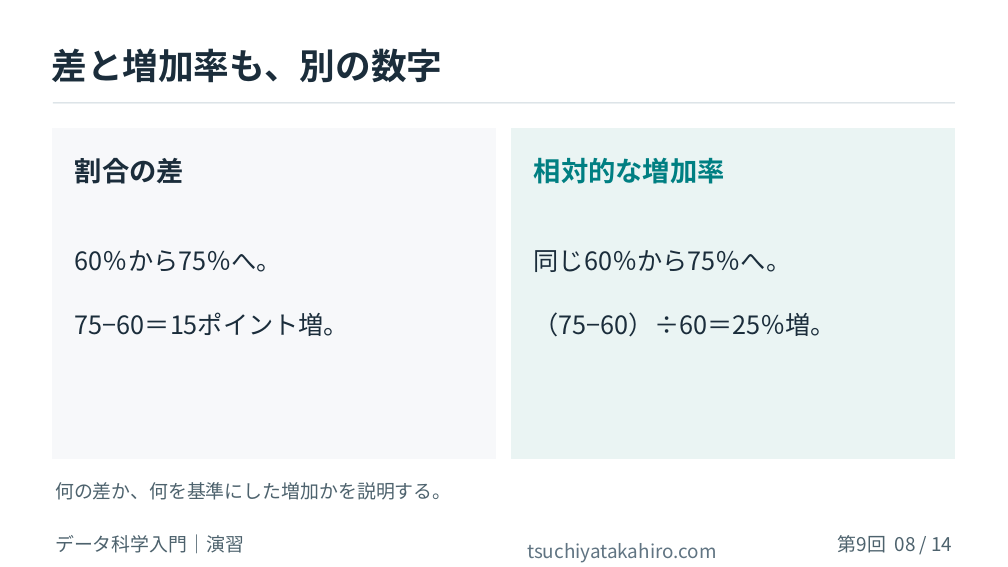
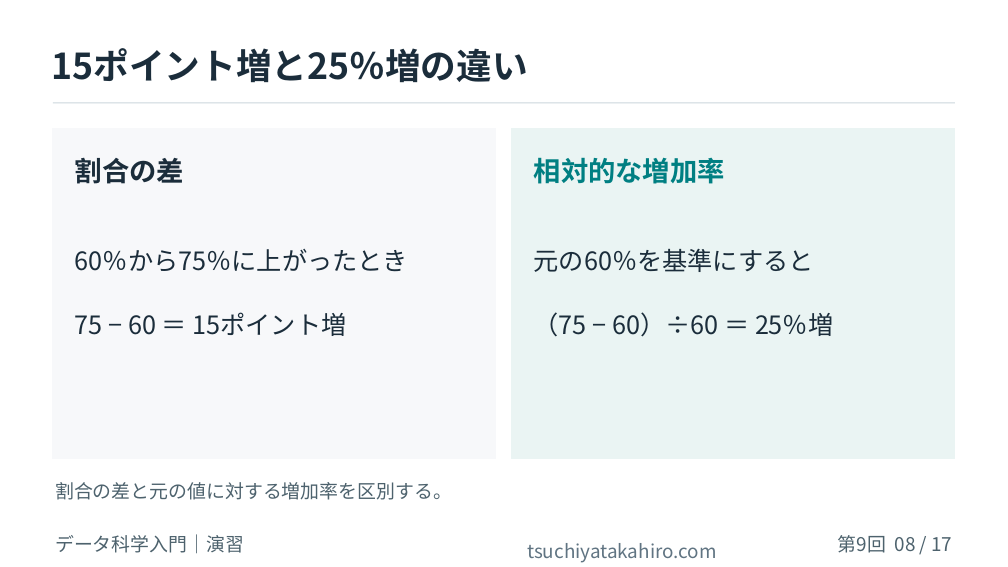
Before and after one commit to tsuchiyatakahirolab/ai-data-literacy, a slide deck: slide 8 of slides/Week09_Read_Numbers.pptx. Drawn at 1008x567 pixels with LibreOffice and Linux fonts; fonts in the diff are those of the drawing; background and template pictures are left out. Boxes give left, top, right and bottom in pixels: in the first picture for what was removed or moved away, otherwise in the second. Text is boxed around its words. In the diff, an @@ line names an element or a change of style, - is before the commit and + after.

```diff
--- a/slides/Week09_Read_Numbers.pptx
+++ b/slides/Week09_Read_Numbers.pptx
@@ text at [51,48,527,83]: text changed @@
-差と増加率も、別の数字
+15ポイント増と25％増の違い
@@ text at [75,249,408,336]: text changed @@
-60％から75％へ。
-75−60＝15ポイント増。
+60％から75％に上がったとき
+75 − 60 ＝ 15ポイント増
@@ text at [534,249,833,337]: text changed @@
-同じ60％から75％へ。
-（75−60）÷60＝25％増。
+元の60％を基準にすると
+（75 − 60）÷60 ＝ 25％増
@@ text at [55,482,452,500]: text changed @@
-何の差か、何を基準にした増加かを説明する。
+割合の差と元の値に対する増加率を区別する。
@@ text at [838,535,953,553]: text changed @@
-第9回 08 / 14
+第9回 08 / 17
```
Also in this commit, not shown: 12 other slides changed, 4 slides added, 1 slide removed, 37 other files.
